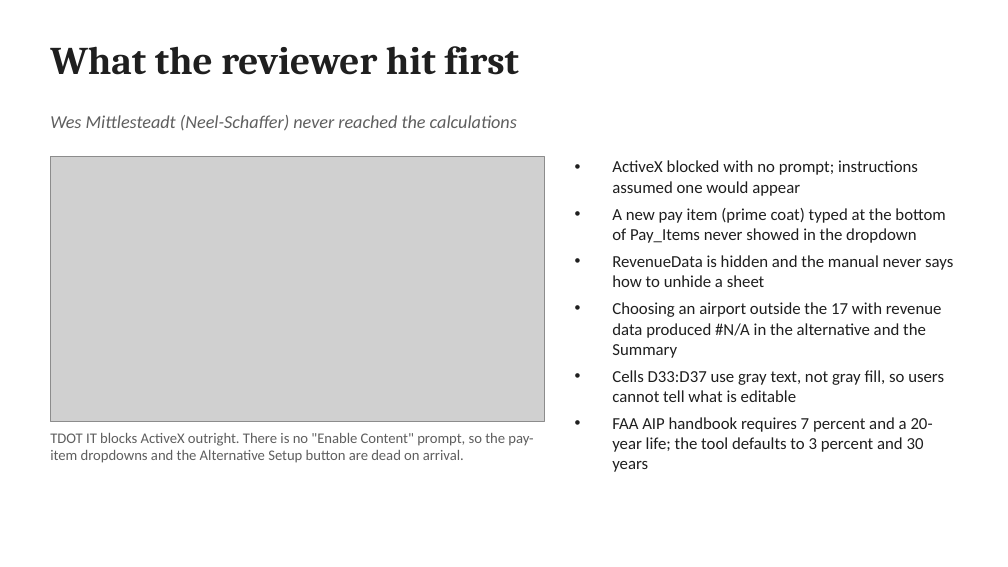
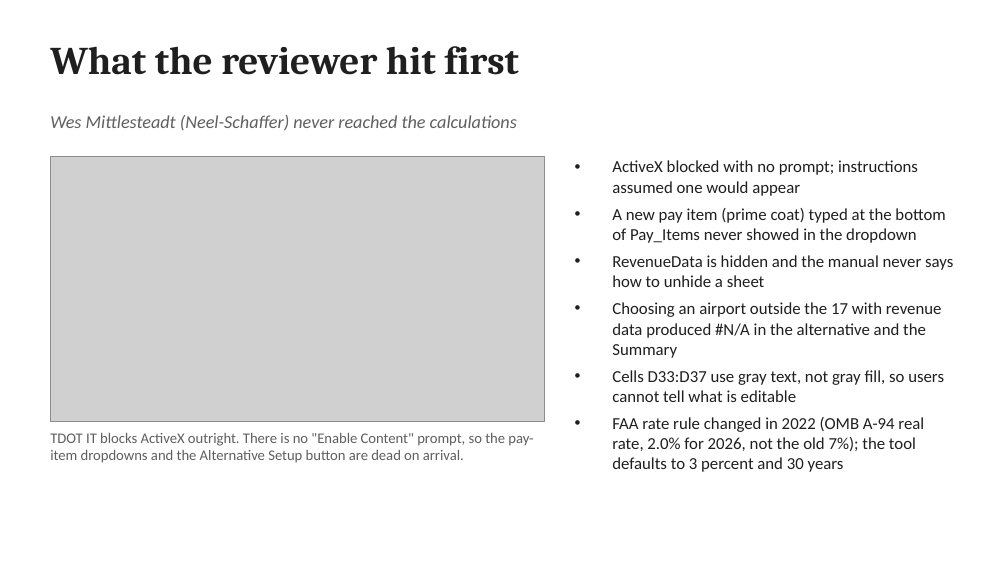
Before and after one commit to JosephD130/lcca-dashboard, a slide deck: slide 3 of tdot-lcca/TDOT_LCCA_Review_and_v1.2.0_Update.pptx. Drawn at 1008x567 pixels with LibreOffice and Linux fonts; fonts in the diff are those of the drawing; grey boxes stand for pictures. Boxes give left, top, right and bottom in pixels: in the first picture for what was removed or moved away, otherwise in the second. Text is boxed around its words. In the diff, an @@ line names an element or a change of style, - is before the commit and + after.

```diff
--- a/tdot-lcca/TDOT_LCCA_Review_and_v1.2.0_Update.pptx
+++ b/tdot-lcca/TDOT_LCCA_Review_and_v1.2.0_Update.pptx
@@ text at [612, 417, 924, 472]: text changed @@
-• FAA AIP handbook requires 7 percent and a 20-year life; the tool defaults to 3 percent and 30 years
+• FAA rate rule changed in 2022 (OMB A-94 real rate, 2.0% for 2026, not the old 7%); the tool defaults to 3 percent and 30 years
```
Also in this commit, not shown: 3 other slides changed, 2 slides added, 1 slide removed, 22 other files.
